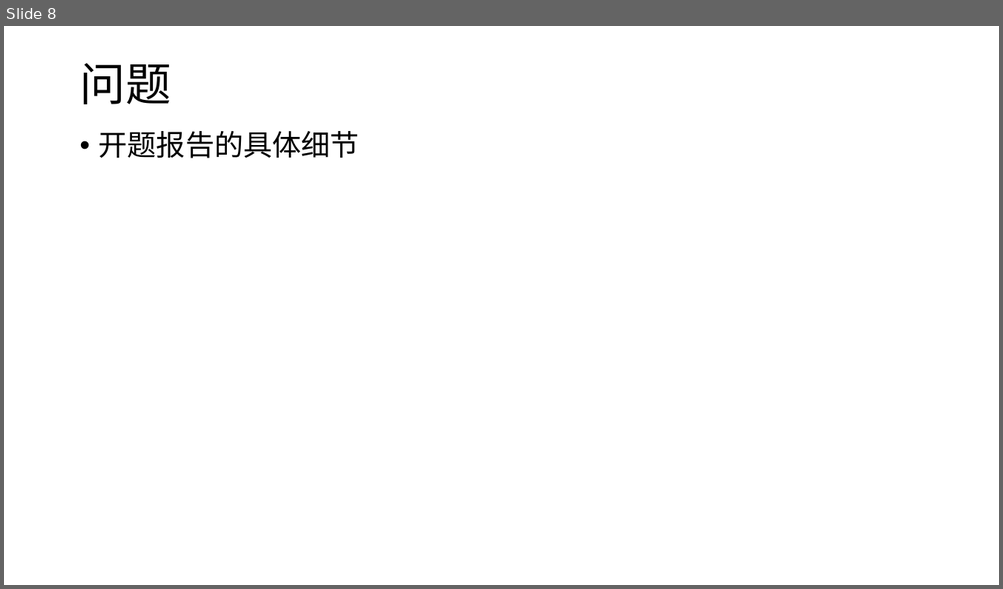
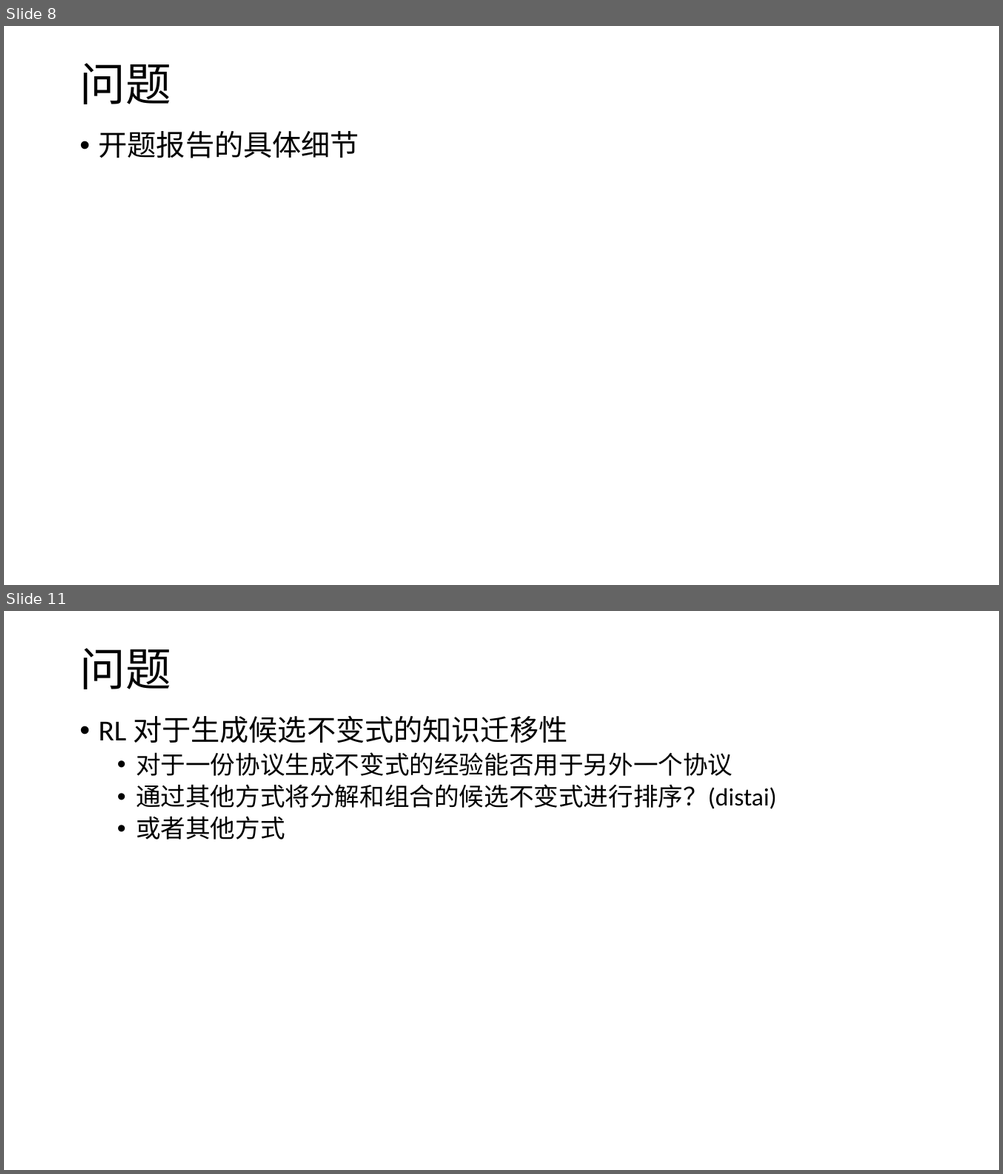
Before and after one commit to ZhangJihua0327/bachelor-thesis, a slide deck: ZhangJihua-weekly-report.pptx. Shown one above the other, each under a label of ours: slide 8 before the commit, slides 8 and 11 after it; the slides between them are not shown. The pictures are 1003x589 and 1003x1174 pixels, drawn with LibreOffice and Linux fonts; fonts in the diff are those of the drawing. Boxes give left, top, right and bottom in pixels: in the first picture for what was removed or moved away, otherwise in the second. Text is boxed around its words. In the diff, an @@ line names an element or a change of style, - is before the commit and + after.

```diff
--- a/ZhangJihua-weekly-report.pptx
+++ b/ZhangJihua-weekly-report.pptx
@@ slide 11 added at (x1=4, y1=611, x2=999, y2=1170), background #FFFFFF @@
@@ title added at (x1=79, y1=648, x2=170, y2=689), 44 pt, text #000000 @@
+问题
@@ text added at (x1=99, y1=715, x2=777, y2=840), 24 pt, text #000000 @@
+• RL 对于生成候选不变式的知识迁移性
+  • 对于一份协议生成不变式的经验能否用于另外一个协议
+  • 通过其他方式将分解和组合的候选不变式进行排序？(distai)
+  • 或者其他方式
```
Also in this commit, not shown: 3 other slides added.
